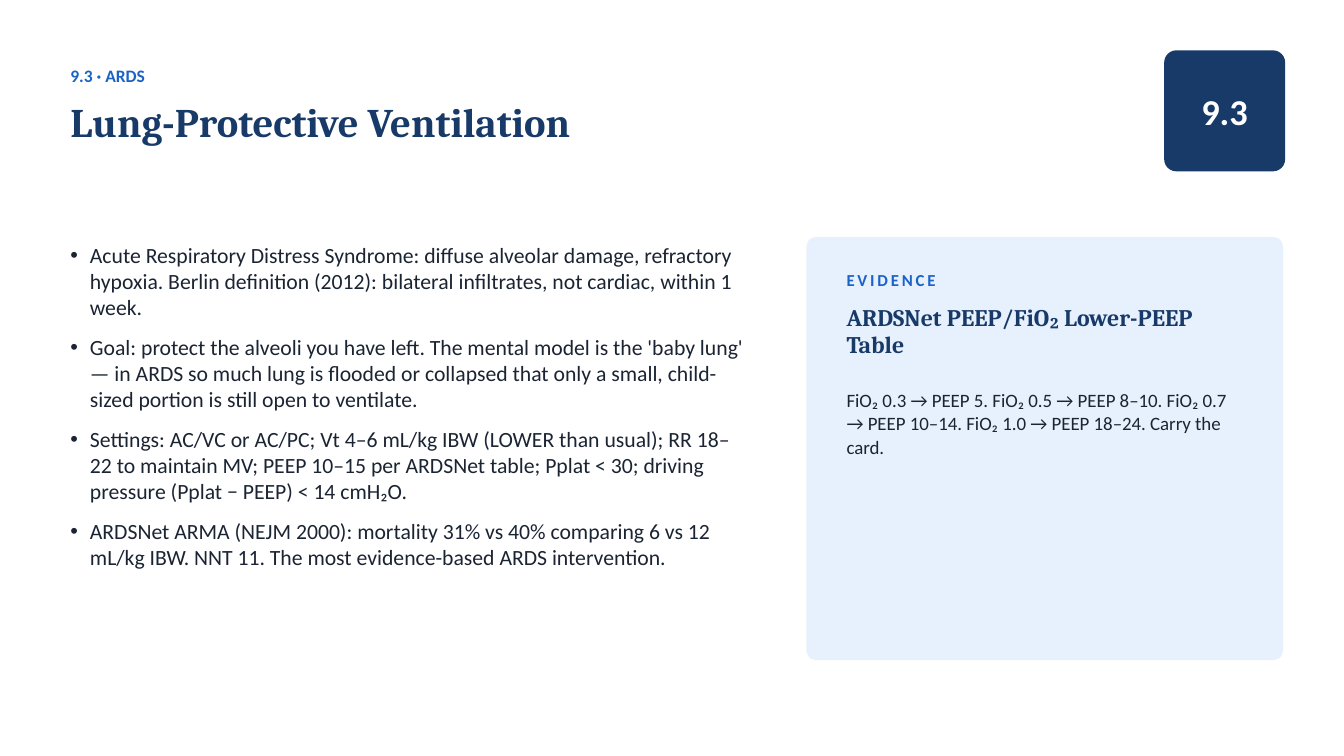
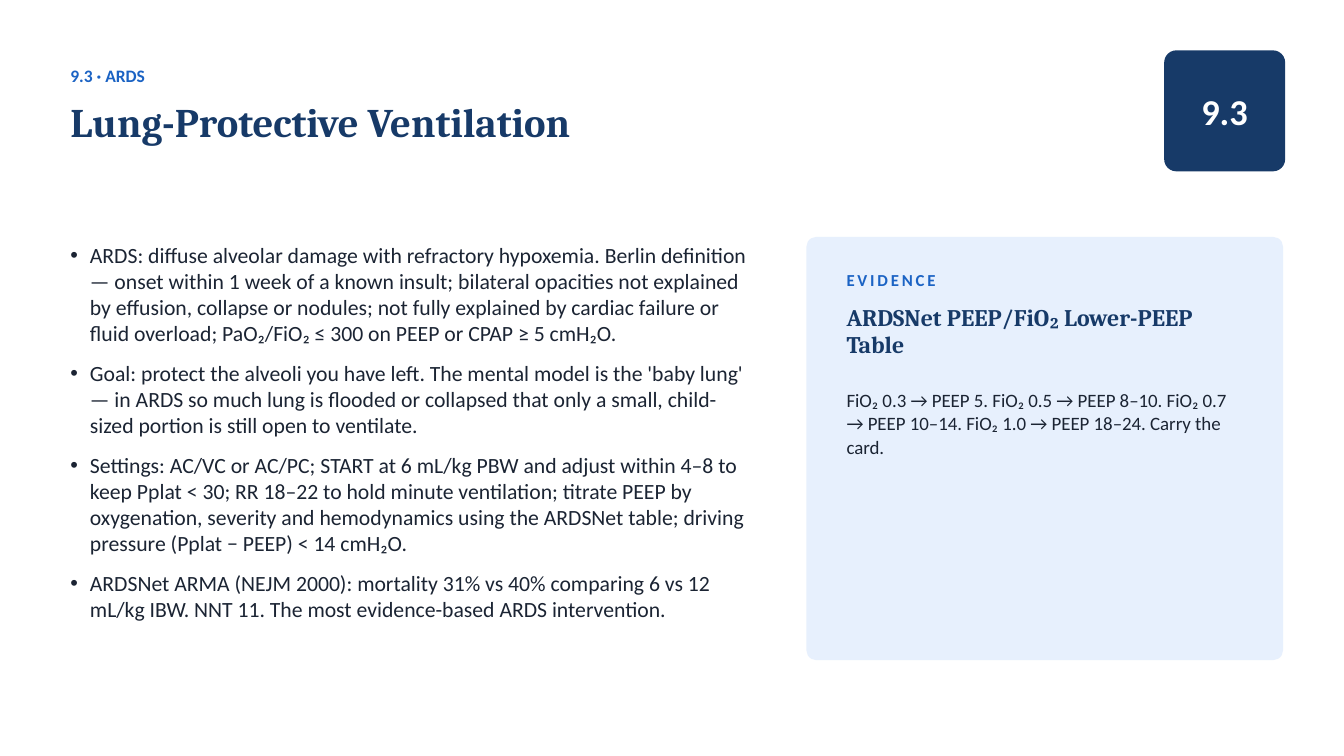
Before and after one commit to amr-kc-protocols/CES, a slide deck: slide 113 of public/decks/ventilator-academy-full-course.pptx. Drawn at 1344x756 pixels with LibreOffice and Linux fonts; fonts in the diff are those of the drawing. Boxes give left, top, right and bottom in pixels: in the first picture for what was removed or moved away, otherwise in the second. Text is boxed around its words. In the diff, an @@ line names an element or a change of style, - is before the commit and + after.

```diff
--- a/public/decks/ventilator-academy-full-course.pptx
+++ b/public/decks/ventilator-academy-full-course.pptx
@@ text at [90,248,746,344]: text changed @@
-• Acute Respiratory Distress Syndrome: diffuse alveolar damage, refractory hypoxia. Berlin definition (2012): bilateral infiltrates, not cardiac, within 1 week.
+• ARDS: diffuse alveolar damage with refractory hypoxemia. Berlin definition — onset within 1 week of a known insult; bilateral opacities not explained by effusion, collapse or nodules; not fully explained by cardiac failure or fluid overload; PaO₂/FiO₂ ≤ 300 on PEEP or CPAP ≥ 5 cmH₂O.
@@ text at [90,458,744,555]: text changed @@
-• Settings: AC/VC or AC/PC; Vt 4–6 mL/kg IBW (LOWER than usual); RR 18–22 to maintain MV; PEEP 10–15 per ARDSNet table; Pplat < 30; driving pressure (Pplat − PEEP) < 14 cmH₂O.
+• Settings: AC/VC or AC/PC; START at 6 mL/kg PBW and adjust within 4–8 to keep Pplat < 30; RR 18–22 to hold minute ventilation; titrate PEEP by oxygenation, severity and hemodynamics using the ARDSNet table; driving pressure (Pplat − PEEP) < 14 cmH₂O.
```
Also in this commit, not shown: 27 other slides changed, 2 slides added.
